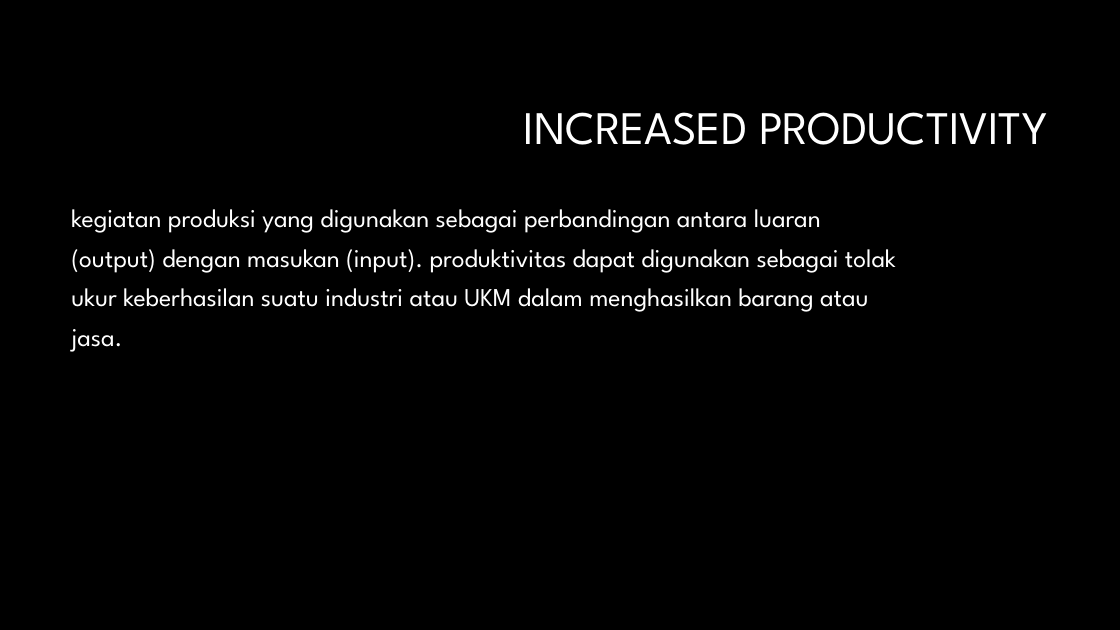
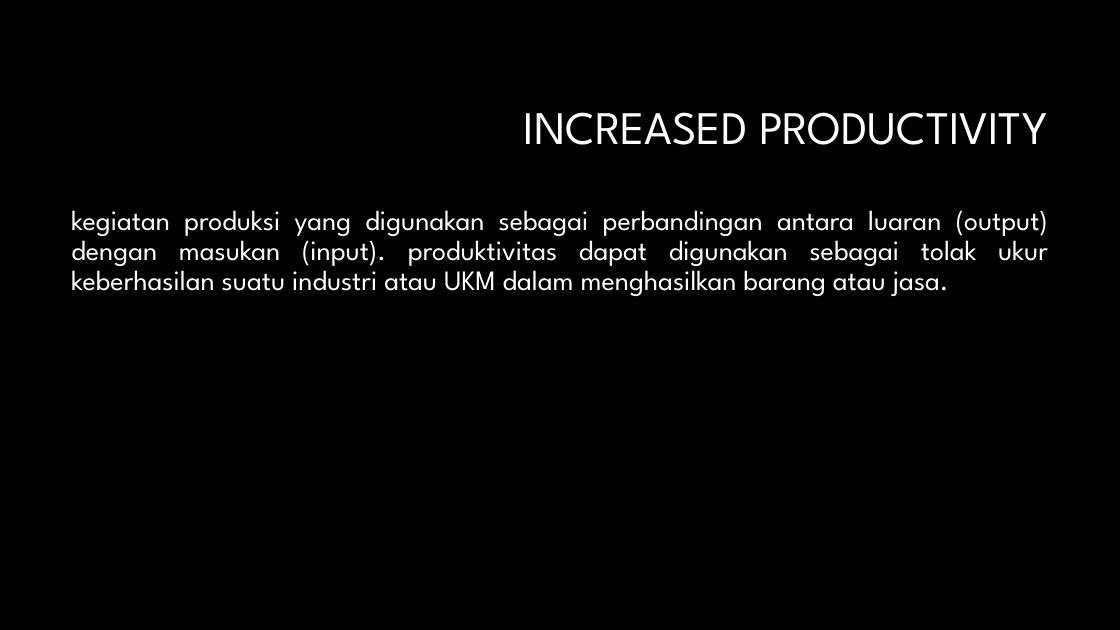
Before and after one commit to Hady07/1421024123_RPL-2015-AKN-Bojonegoro, a slide deck: slide 5 of T2_MI5_1421024123_RPL_Social Programmer.pptx. Drawn at 1120x630 pixels with LibreOffice and Linux fonts; fonts in the diff are those of the drawing; background and template pictures are left out. Boxes give left, top, right and bottom in pixels: in the first picture for what was removed or moved away, otherwise in the second. Text is boxed around its words. In the diff, an @@ line names an element or a change of style, - is before the commit and + after.

Commit message:
T2_MI5_1421024123_RPL_Social Programmer
ada sedikit perubahan di slide "increased productivity"

```diff
--- a/T2_MI5_1421024123_RPL_Social Programmer.pptx
+++ b/T2_MI5_1421024123_RPL_Social Programmer.pptx
@@ text at box(71, 210, 1048, 296): text changed; size 22 to 24 pt @@
-kegiatan produksi yang digunakan sebagai perbandingan antara luaran
-(output) dengan masukan (input). produktivitas dapat digunakan sebagai tolak
-ukur keberhasilan suatu industri atau UKM dalam menghasilkan barang atau
-jasa.
+kegiatan produksi yang digunakan sebagai perbandingan antara luaran (output) dengan masukan (input). produktivitas dapat digunakan sebagai tolak ukur keberhasilan suatu industri atau UKM dalam menghasilkan barang atau jasa.
```
